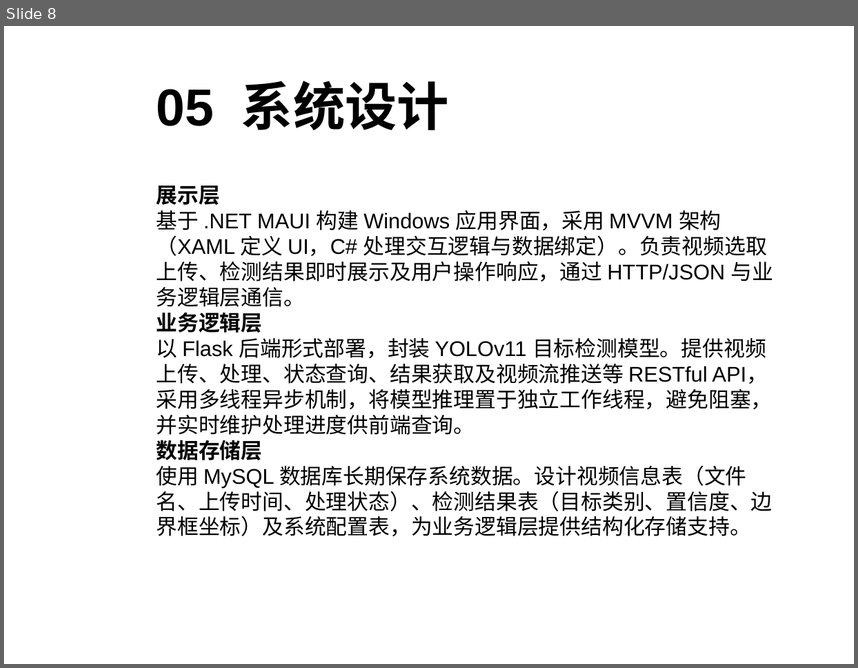
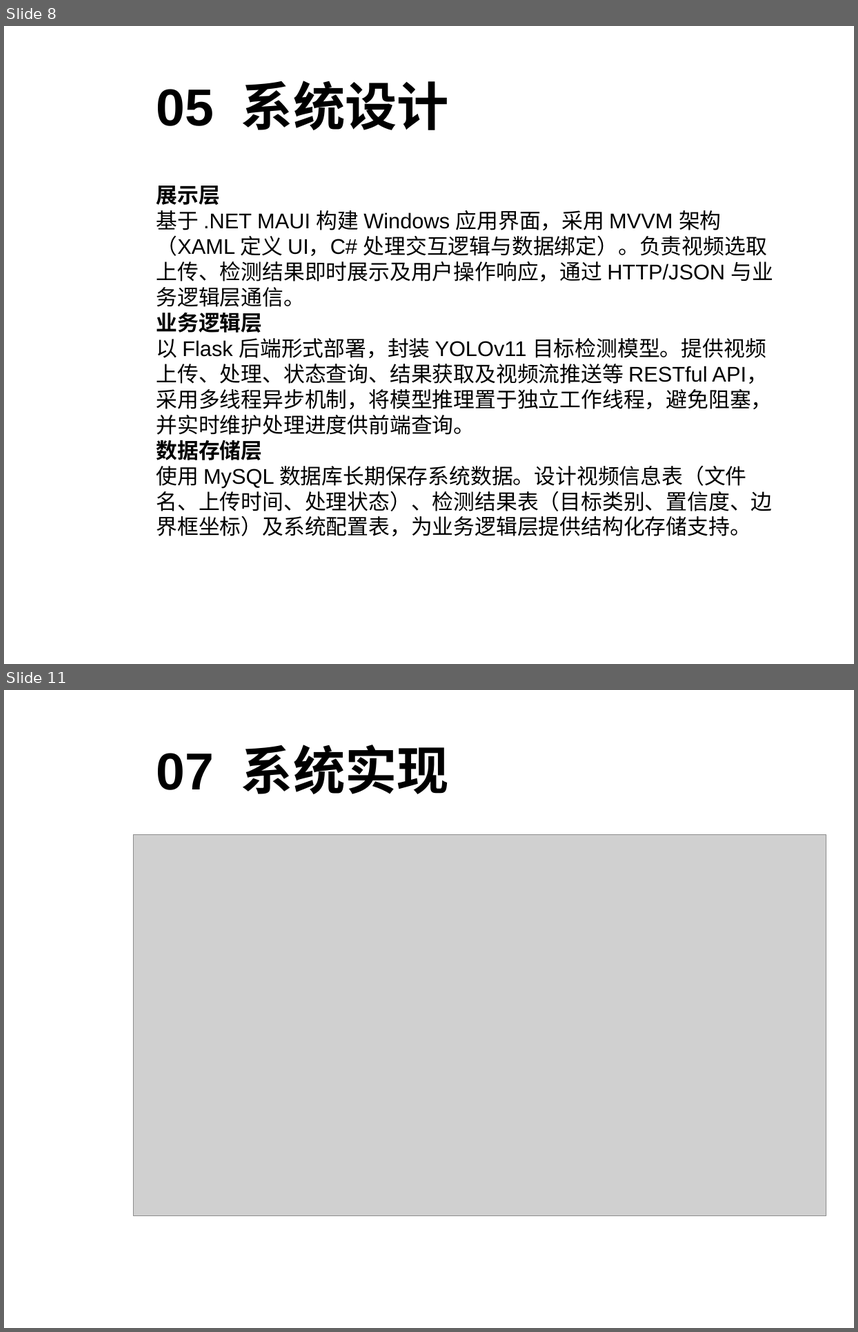
Before and after one commit to sanwan0104/maui_yolo_v1, a slide deck: 汇报.ppt. Shown one above the other, each under a label of ours: slide 8 before the commit, slides 8 and 11 after it; the slides between them are not shown. The pictures are 858x668 and 858x1332 pixels, drawn with LibreOffice and Linux fonts; fonts in the diff are those of the drawing; grey boxes stand for pictures; background and template pictures are left out. Boxes give left, top, right and bottom in pixels: in the first picture for what was removed or moved away, otherwise in the second. Text is boxed around its words. In the diff, an @@ line names an element or a change of style, - is before the commit and + after.

```diff
--- a/汇报.ppt
+++ b/汇报.ppt
@@ slide 11 added at (4,690,854,1328), background picture (left out) @@
@@ title added at (156,745,449,794), 44 pt, text #000000, bold @@
+07 系统实现
@@ picture added at (133,834,826,1215) @@
```
Also in this commit, not shown: 1 slide changed, 10 other slides added, 1 slide removed, 19 other files.
